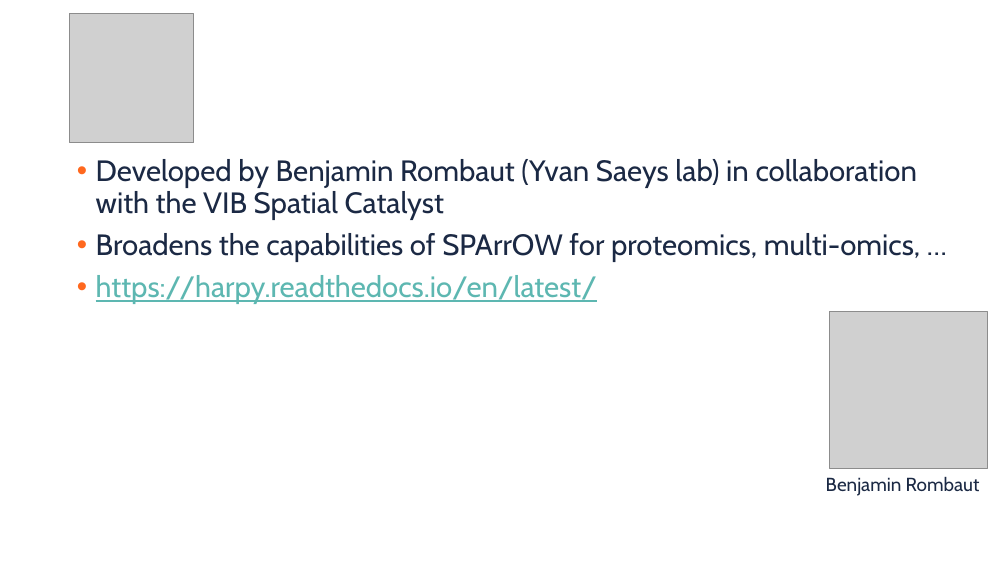
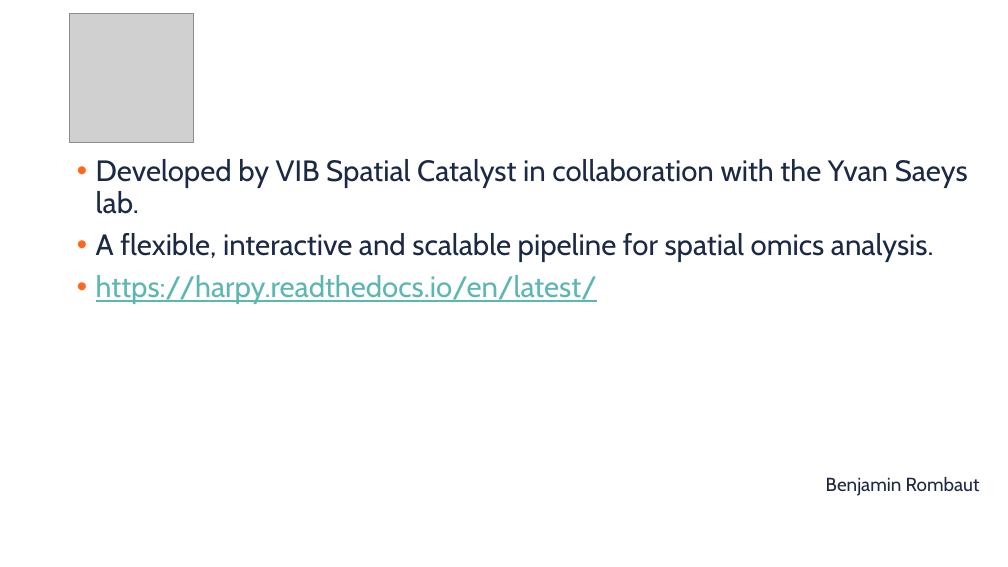
Before and after one commit to vibspatial/targeted_transcriptomics_training, a slide deck: slide 6 of presentations/Introduction.pptx (slide 8 before the commit). Drawn at 1008x567 pixels with LibreOffice and Linux fonts; fonts in the diff are those of the drawing; grey boxes stand for pictures; background and template pictures are left out. Boxes give left, top, right and bottom in pixels: in the first picture for what was removed or moved away, otherwise in the second. Text is boxed around its words. In the diff, an @@ line names an element or a change of style, - is before the commit and + after.

Commit message:
slides

```diff
--- a/presentations/Introduction.pptx
+++ b/presentations/Introduction.pptx
@@ text at [96,159,968,262]: text changed @@
-• Developed by Benjamin Rombaut (Yvan Saeys lab) in collaboration with the VIB Spatial Catalyst
-• Broadens the capabilities of SPArrOW for proteomics, multi-omics, …
+• Developed by VIB Spatial Catalyst in collaboration with the Yvan Saeys lab.
+• A flexible, interactive and scalable pipeline for spatial omics analysis.
@@ picture removed at [830,312,987,469] @@
```
Also in this commit, not shown: 3 other slides changed, 2 slides removed, 1 other file.
